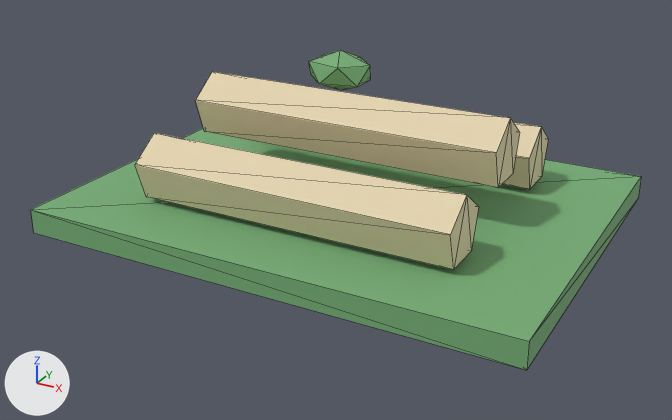
What one commit did to the glTF model public/assets/harthmere/glb/gathering_nodes/old_wood_birch_grove/old_wood_birch_grove.lod1.glb.
One viewpoint serves both versions: a camera (50 mm lens) standing at (1.96, -3.7, 1.86) and looking at (0.0, -0.13, 0.07). Arrows for +X, +Y and +Z are at lower left; the lights stay in place. The first picture is the older version. Mesh edges are drawn as thin lines. Vertices at exactly the same position are counted once.
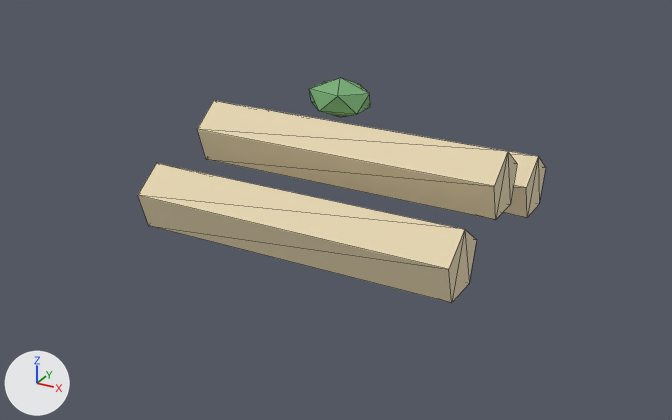
Changed parts and their boxes [x1, y1, x2, y2] in the pictures (672 x 420 px):
'Mesh_0', reshaped, moved, rescaled (33% narrower, 30% shorter): before [31, 50, 641, 370]; after [138, 78, 546, 303]
part 1 of me_mesh_0, added (green): after [309, 78, 370, 117]
part 2 of me_mesh_0, added (beige): after [138, 163, 476, 303]
part 3 of me_mesh_0, added (beige): after [197, 100, 517, 220]
part 4 of me_mesh_0, added: after [267, 109, 546, 218]
part 5 of me_mesh_0, deleted (green): before [309, 50, 371, 90]
part 6 of me_mesh_0, deleted (beige): before [503, 122, 548, 189]
part 7 of me_mesh_0, deleted (beige): before [135, 133, 479, 270]
part 8 of me_mesh_0, deleted (beige): before [195, 71, 520, 188]
part 9 of me_mesh_0, deleted (green): before [31, 128, 641, 370]

The change, as a diff of the scene's bpy script:
```diff
--- a/public/assets/harthmere/glb/gathering_nodes/old_wood_birch_grove/old_wood_birch_grove.lod1.glb.py
+++ b/public/assets/harthmere/glb/gathering_nodes/old_wood_birch_grove/old_wood_birch_grove.lod1.glb.py
@@ me_mesh_0 @@
 # used by ob_mesh_0; location = (-1.2, 0.9, 0.0); scale = (0.000146, 0.000146, 0.000146)
-me_mesh_0.from_pydata(...)  # 50 vertices, 80 faces; spans x 0.0..16383.0, y -12287.0..0.0, z 0.0..4505.0
+me_mesh_0.from_pydata(...)  # 42 vertices, 68 faces; spans x 0.0..16383.0, y -13755.0..0.0, z 0.0..5350.0
+# me_mesh_0 part 1: a new loose piece, an icosphere of 20 faces spanning x 2637.0..6394.0, y -2680.0..0.0, z 3040.0..5350.0, in mat_old_wood_birch_grove_green_001 (green #76ad76)
+# me_mesh_0 part 2: a new loose piece, a 5-sided cylinder along x spanning x 0.0..16383.0, y -13755.0..-10559.0, z 0.0..3040.0, in mat_old_wood_birch_grove_paper_001 (beige #e5d4af)
+# me_mesh_0 part 3: a new loose piece, a 5-sided cylinder along x spanning x 0.0..16383.0, y -8714.0..-5518.0, z 1890.0..4930.0, in mat_old_wood_birch_grove_paper_001 (beige #e5d4af)
+# me_mesh_0 part 4: a new loose piece, a 5-sided cylinder along x spanning x 0.0..16383.0, y -3673.0..-477.0, z 0.0..3040.0, in mat_old_wood_birch_grove_paper_001 (beige #e5d4af)
+# me_mesh_0 part 5: the loose piece of 12 vertices spanning x 4581.0..7023.0, y -3260.0..-1518.0, z 3004.0..4505.0 is deleted
+# me_mesh_0 part 6: the loose piece of 10 vertices spanning x 2867.0..13516.0, y -3906.0..-1828.0, z 1028.0..3004.0 is deleted
+# me_mesh_0 part 7: the loose piece of 10 vertices spanning x 2867.0..13516.0, y -10459.0..-8381.0, z 1028.0..3004.0 is deleted
+# me_mesh_0 part 8: the loose piece of 10 vertices spanning x 2867.0..13516.0, y -7182.0..-5105.0, z 2256.0..4232.0 is deleted
+# me_mesh_0 part 9: the loose piece of 8 vertices spanning x 0.0..16383.0, y -12287.0..0.0, z 0.0..819.0 is deleted
 me_mesh_0.materials.append(mat_old_wood_birch_grove_green_001)
@@ ob_mesh_0 @@
 ob_mesh_0 = bpy.data.objects.new('Mesh_0', me_mesh_0)
-ob_mesh_0.location = (-1.2, 0.9, 0.0)
-ob_mesh_0.scale = (0.000146, 0.000146, 0.000146)
+ob_mesh_0.location = (-0.78, 0.678, 0.0)
+ob_mesh_0.scale = (0.0000952, 0.0000952, 0.0000952)
```
